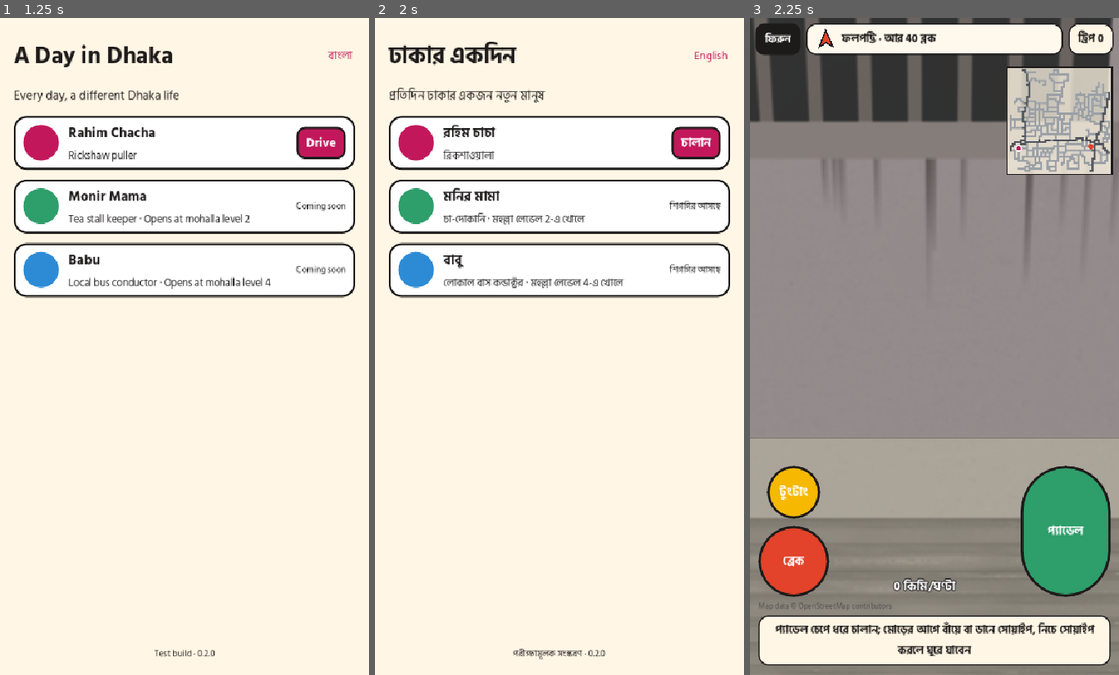
Above: before the commit, frames 1-3 (left to right).
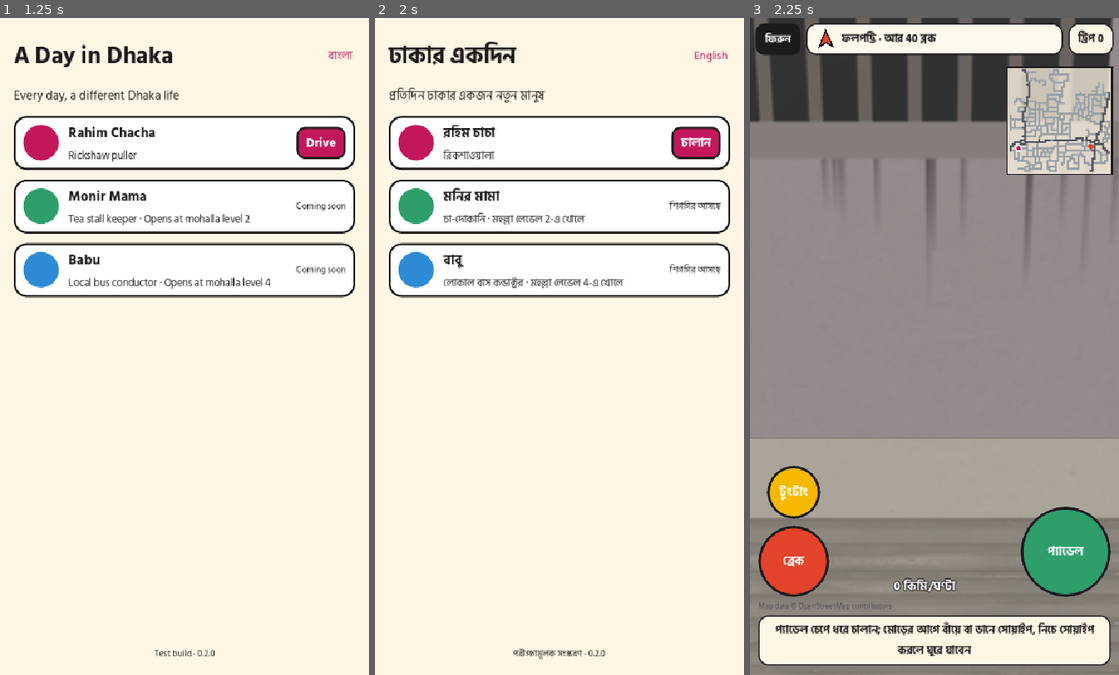
Above: after the commit, the same moments.

Repository: Habibur-Rahman-KUET-09/Dhakay-Akdin
Game: Godot game, scene res://scenes/main.tscn
Same seed, same stepped clock (60 frames per second), same inputs: the game is played once before the commit and once after it.
Inputs:
- Up to frame 1 (1.25 s): click "English" at 0.5 s
- Up to frame 2 (2 s): click "বাংলা" at 1.25 s
- Up to frame 3 (2.25 s): click "চালান" at 2 s

Frames 1-2 are identical in both runs. In frame 3, 1.9% of the frame differs, in the area x 73-98%, y 68-87%.

Commit message:
3D: home is a door by the lane, tea stalls and signals stand on the pavement, the pedal button stays round
Co-Authored-By: Claude Opus 5.5 <noreply@anthropic.com>
Claude-Session: https://claude.ai/code/session_01D5VTTbiAkjZrLBvbSQEf7i

Diff:
--- a/game/scripts/ui/hud.gd
+++ b/game/scripts/ui/hud.gd
@@ -127,6 +127,7 @@
 	_speed.add_theme_constant_override("outline_size", 6)
 	controls.add_child(_speed)
 	pedal_button = _round_button(s.t("pedal"), PEDAL_SIZE, Look.PARROT)
+	pedal_button.size_flags_vertical = Control.SIZE_SHRINK_END
 	controls.add_child(pedal_button)
 	bottom.add_child(controls)
 	var credit := Look.label(map.credit, 11)
--- a/game/scripts/world/city.gd
+++ b/game/scripts/world/city.gd
@@ -579,10 +579,10 @@
 				town.add_child(_box(Vector3(1.6, 1.0, 0.2), centre(p, 6.2), Look.PARROT))
 			elif k == RoadMap.Kind.TEA:
 				var side := _side(map, p)
-				town.add_child(_box(Vector3(2.0, 2.2, 1.6), side + Vector3(0, 1.1, 0), Color("6B4A2B")))
-				town.add_child(_box(Vector3(2.6, 0.12, 2.2), side + Vector3(0, 2.3, 0), Look.PARROT))
-				town.add_child(_box(Vector3(1.6, 0.45, 0.5), side + Vector3(0, 0.25, 0), Color("8B5A2B")))
-				town.add_child(_sign("চা", side + Vector3(0, 3.0, 0), 48, Look.PARROT))
+				town.add_child(_box(Vector3(1.6, 1.9, 0.9), side + Vector3(0, 0.95, 0), Color("6B4A2B")))
+				town.add_child(_box(Vector3(2.0, 0.1, 1.4), side + Vector3(0, 2.0, 0), Look.PARROT))
+				town.add_child(_box(Vector3(1.4, 0.4, 0.4), side + Vector3(0, 0.2, 0.0) - _inward(map, p) * 0.9, Color("8B5A2B")))
+				town.add_child(_sign("চা", side + Vector3(0, 2.6, 0), 36, Look.PARROT))
 			elif k == RoadMap.Kind.SIGNAL:
 				var side := _side(map, p)
 				town.add_child(_cylinder(0.12, 4.0, side + Vector3(0, 2.0, 0), Color("333333")))
@@ -590,10 +590,12 @@
 				town.add_child(_box(Vector3(0.47, 0.32, 0.47), side + Vector3(0, 4.6, 0), Look.VERMILION))
 				town.add_child(_box(Vector3(0.47, 0.32, 0.47), side + Vector3(0, 4.0, 0), Look.PARROT))
 			elif k == RoadMap.Kind.HOME:
+				# Home is a door in the wall beside the lane, with its name over it.
 				var side := _side(map, p)
-				town.add_child(_box(Vector3(2.6, 2.6, 2.2), side + Vector3(0, 1.3, 0), Color("B5651D")))
-				town.add_child(_box(Vector3(3.0, 0.15, 2.6), side + Vector3(0, 2.7, 0), Color("8C8C8C")))
-				town.add_child(_sign("বাড়ি", side + Vector3(0, 3.4, 0), 48, Look.MAGENTA))
+				town.add_child(_box(Vector3(1.0, 2.1, 0.3), side + Vector3(0, 1.05, 0), Color("6B3E1E")))
+				var home_sign := _sign("বাড়ি", side + Vector3(0, 2.5, 0), 26, Look.MAGENTA)
+				home_sign.visibility_range_end = 40.0
+				town.add_child(home_sign)
 
 
 ## Cloth banners hung across some straight stretches of road, lettered on
@@ -631,8 +633,16 @@
 static func _side(map: RoadMap, p: Vector2i) -> Vector3:
 	for d in 4:
 		if not map.is_road(RoadMap.step(p, d)):
-			return centre(p) + Vector3(RoadMap.DX[d], 0, RoadMap.DY[d]) * (T * 0.5 - 1.2)
+			return centre(p) + Vector3(RoadMap.DX[d], 0, RoadMap.DY[d]) * (T * 0.5 + PAVEMENT * 0.5)
 	return centre(p) + Vector3(T * 0.3, 0, T * 0.3)
+
+
+## From the road tile p towards the building beside it.
+static func _inward(map: RoadMap, p: Vector2i) -> Vector3:
+	for d in 4:
+		if not map.is_road(RoadMap.step(p, d)):
+			return Vector3(RoadMap.DX[d], 0, RoadMap.DY[d])
+	return Vector3.ZERO
 
 
 ## Text in the town. Billboards turn to face the camera; flat ones (shop
